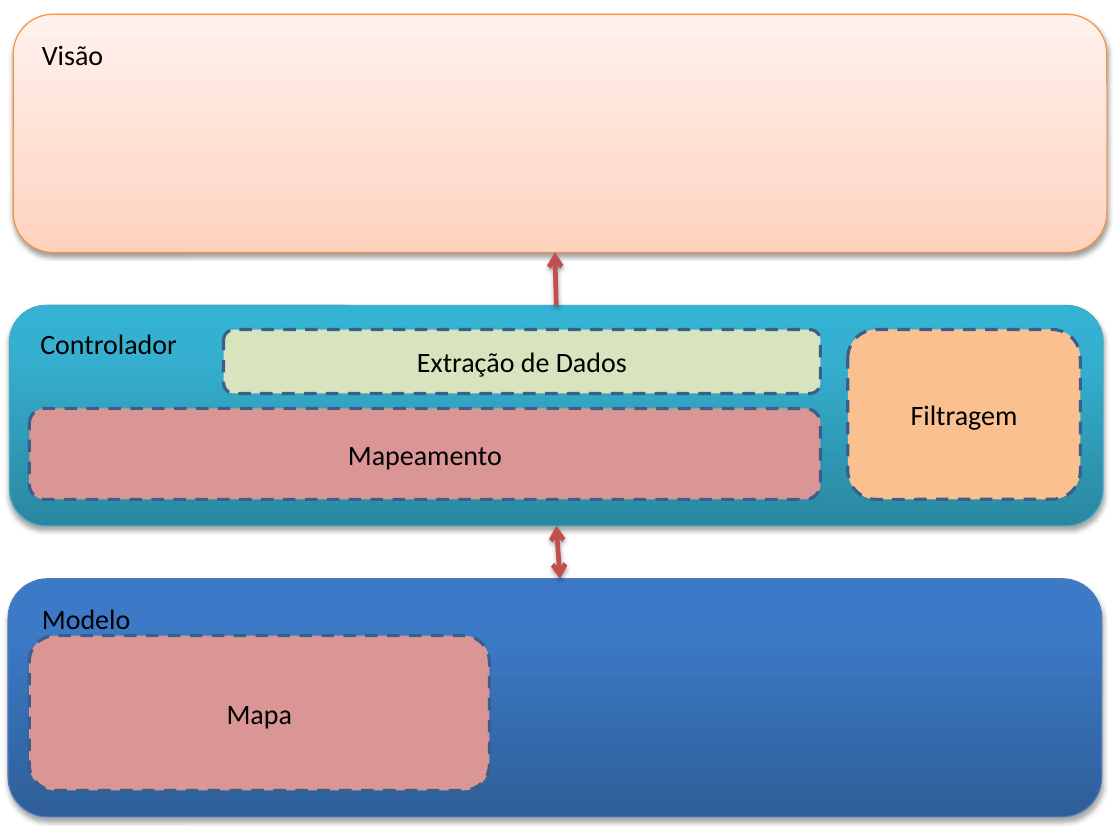
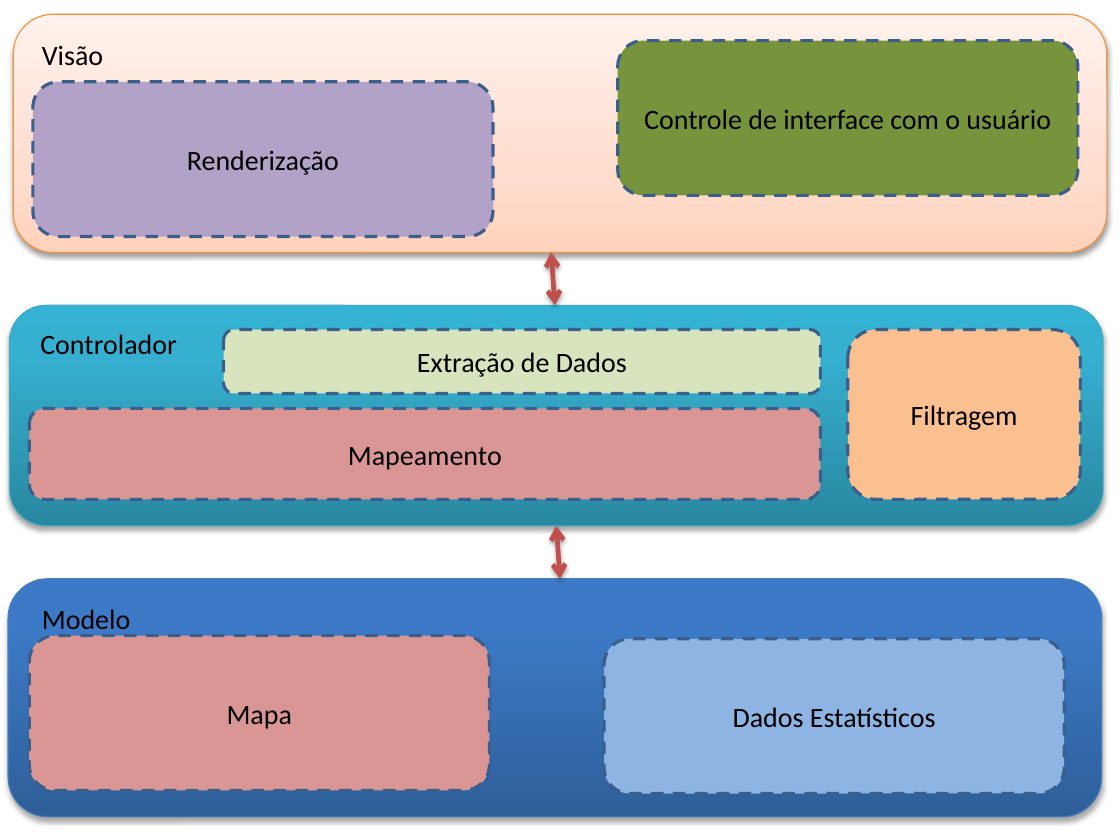
Before and after one commit to marcosbenaion/TCC, a slide deck: slide 3 of Figuras TCC/Arquitetura.pptx. Drawn at 1120x840 pixels with LibreOffice and Linux fonts; fonts in the diff are those of the drawing. Boxes give left, top, right and bottom in pixels: in the first picture for what was removed or moved away, otherwise in the second. Text is boxed around its words. In the diff, an @@ line names an element or a change of style, - is before the commit and + after.

```diff
--- a/Figuras TCC/Arquitetura.pptx
+++ b/Figuras TCC/Arquitetura.pptx
@@ rounded rectangle added at (618,40,1079,195), fill #77933C, outline #3A5F8C 2 pt dashed, 18 pt, text #000000 @@
+Controle de interface com o usuário
@@ rounded rectangle added at (32,82,493,236), fill #B3A2C7, outline #3A5F8C 2 pt dashed, 18 pt, text #000000 @@
+Renderização
@@ arrow moved from (557, 306) - (554, 252) to (551, 252) - (554, 306) @@
@@ arrow (551, 252) - (554, 306): arrow to double arrow @@
@@ rounded rectangle added at (604,638,1064,793), fill #8EB4E3, outline #3A5F8C 2 pt dashed, 18 pt, text #000000 @@
+Dados Estatísticos
```
Also in this commit, not shown: 1 other slide changed, 1 other file.
